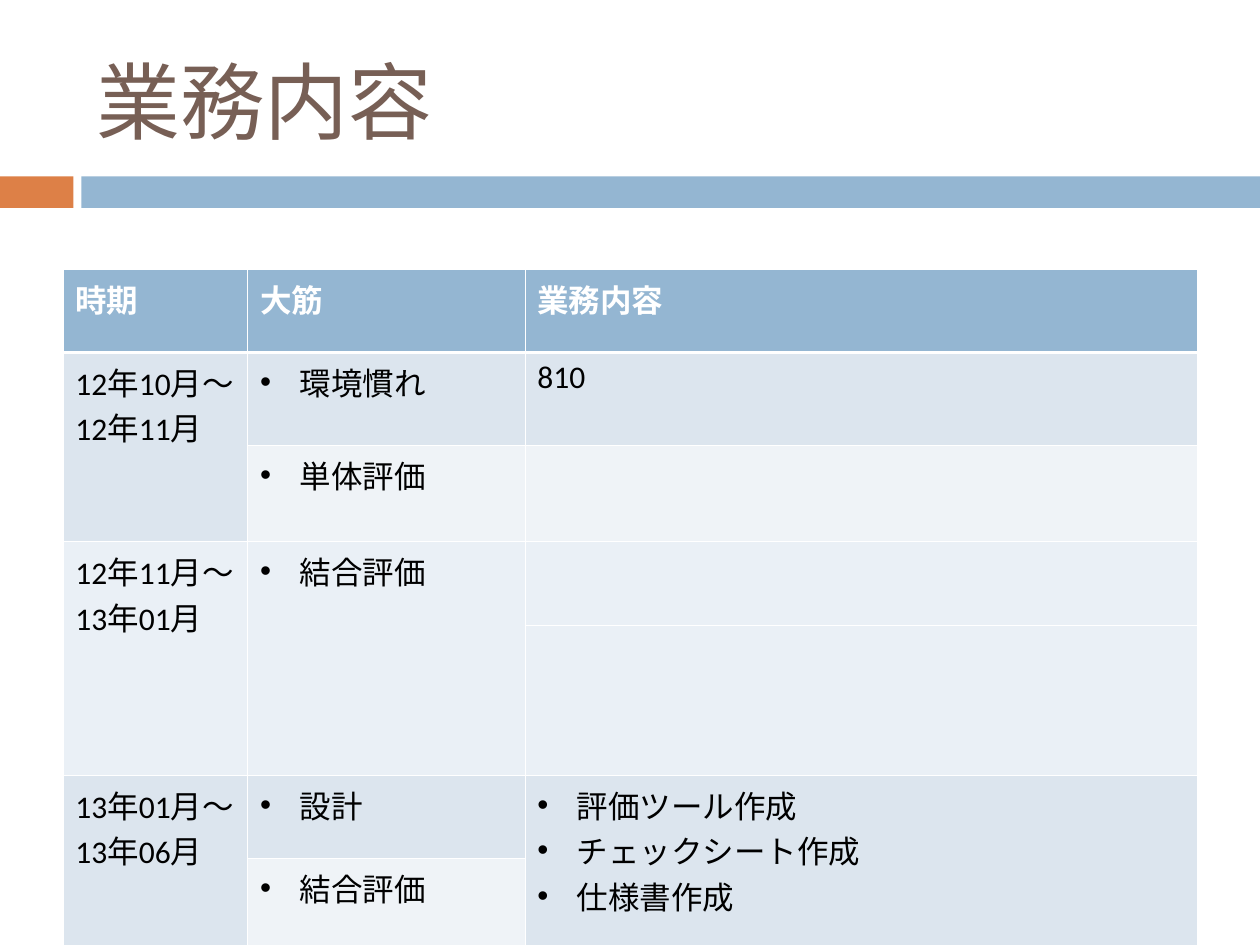
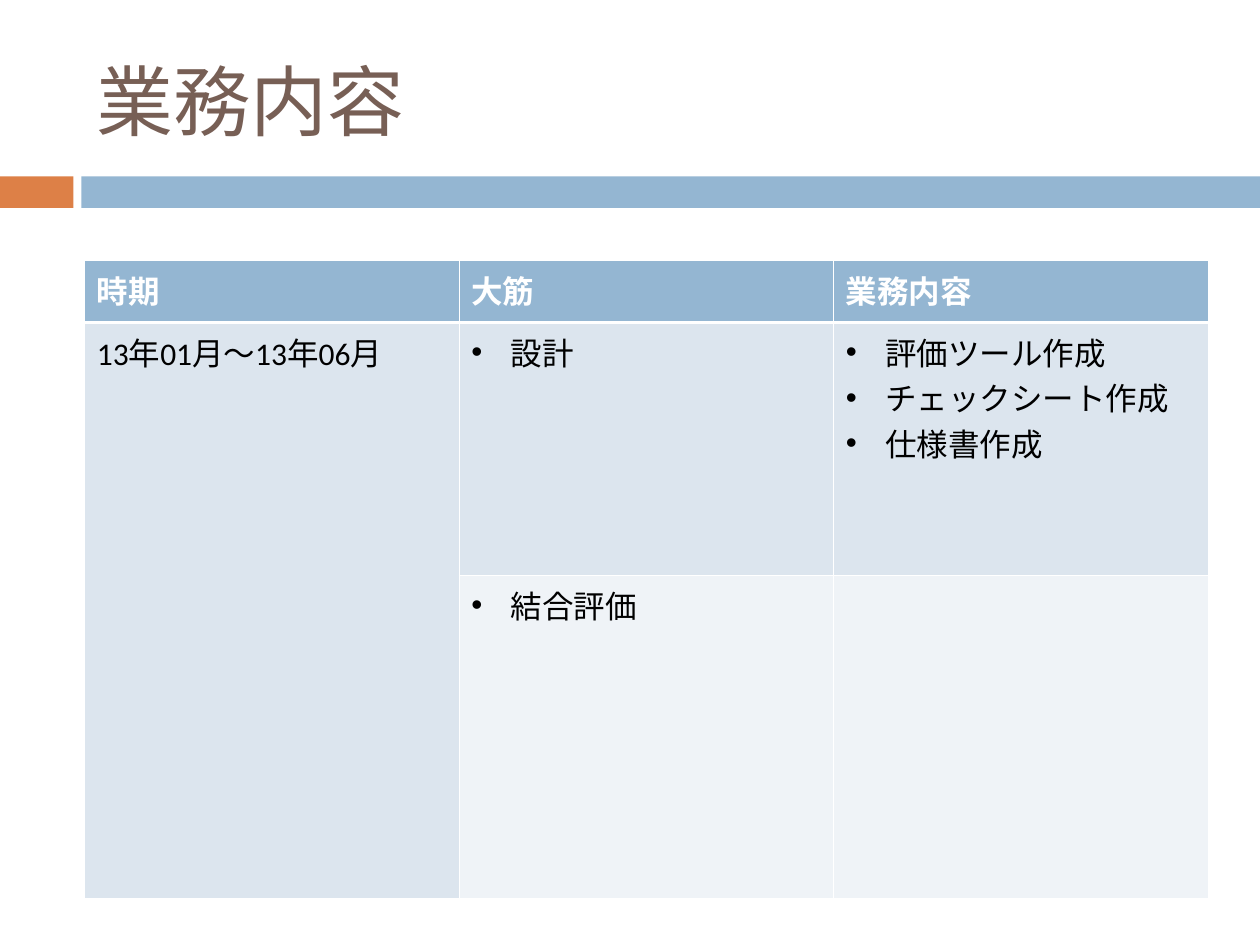
Before and after one commit to uil330/git, a slide deck: slide 4 of 業務報告.ppt (slide 3 before the commit). Drawn at 1260x945 pixels with LibreOffice and Linux fonts; fonts in the diff are those of the drawing. Boxes give left, top, right and bottom in pixels: in the first picture for what was removed or moved away, otherwise in the second. Text is boxed around its words. In the diff, an @@ line names an element or a change of style, - is before the commit and + after.

```diff
--- a/業務報告.ppt
+++ b/業務報告.ppt
@@ title "業務内容" at (97,65,405,137): size 48 to 44 pt @@
@@ table at (84,261,1207,898) @@
-row 2: 12年10月〜12年11月 | 環境慣れ | 810
-row 3:  | 単体評価 | 
-row 4: 12年11月〜13年01月 | 結合評価 | 
-row 5:  |  | 
@@ table: place and size @@
-table at (63,270,1197,916)
+table at (84,261,1207,898)
```
Also in this commit, not shown: 2 other slides changed, 5 slides added, 2 slides removed.
